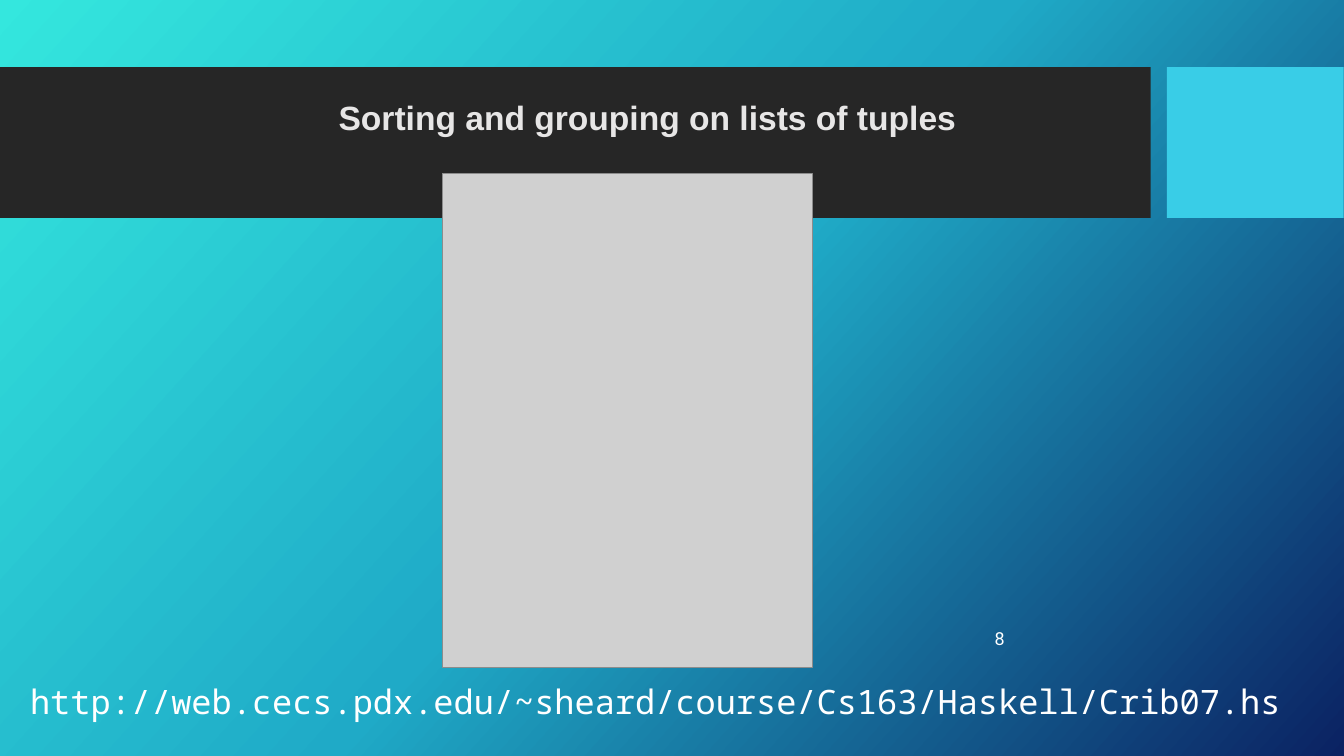
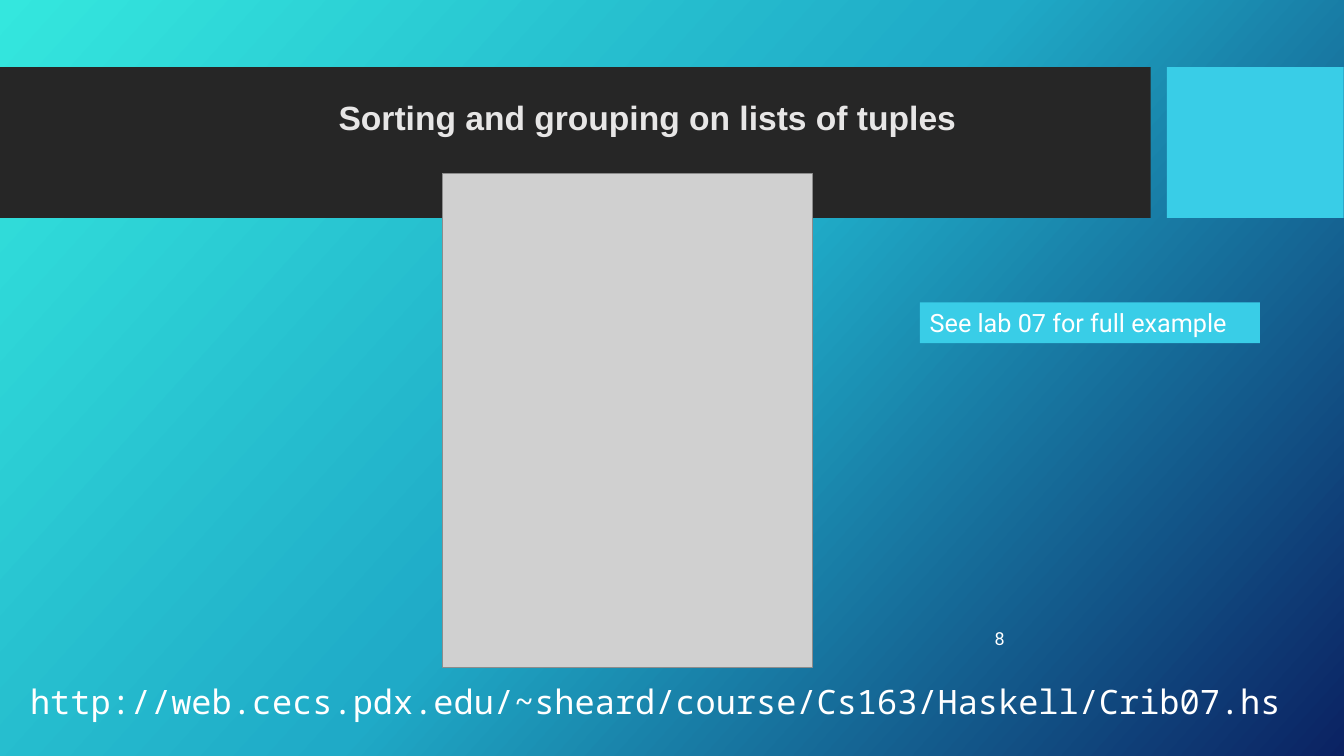
Before and after one commit to Fun-Prog-26/fun-prog-26, a slide deck: slide 9 of topic10-declaring-types-and-classes/unit-10a-lectures/talk-2/c-record-syntax.pptx. Drawn at 1344x756 pixels with LibreOffice and Linux fonts; fonts in the diff are those of the drawing; grey boxes stand for pictures; background and template pictures are left out. Boxes give left, top, right and bottom in pixels: in the first picture for what was removed or moved away, otherwise in the second. Text is boxed around its words. In the diff, an @@ line names an element or a change of style, - is before the commit and + after.

```diff
--- a/topic10-declaring-types-and-classes/unit-10a-lectures/talk-2/c-record-syntax.pptx
+++ b/topic10-declaring-types-and-classes/unit-10a-lectures/talk-2/c-record-syntax.pptx
@@ rectangle added at bbox=[920, 302, 1260, 343], fill #39CDE7, 18 pt, text #FFFFFF @@
+See lab 07 for full example
```
Also in this commit, not shown: 1 other slide changed, 3 other files.
